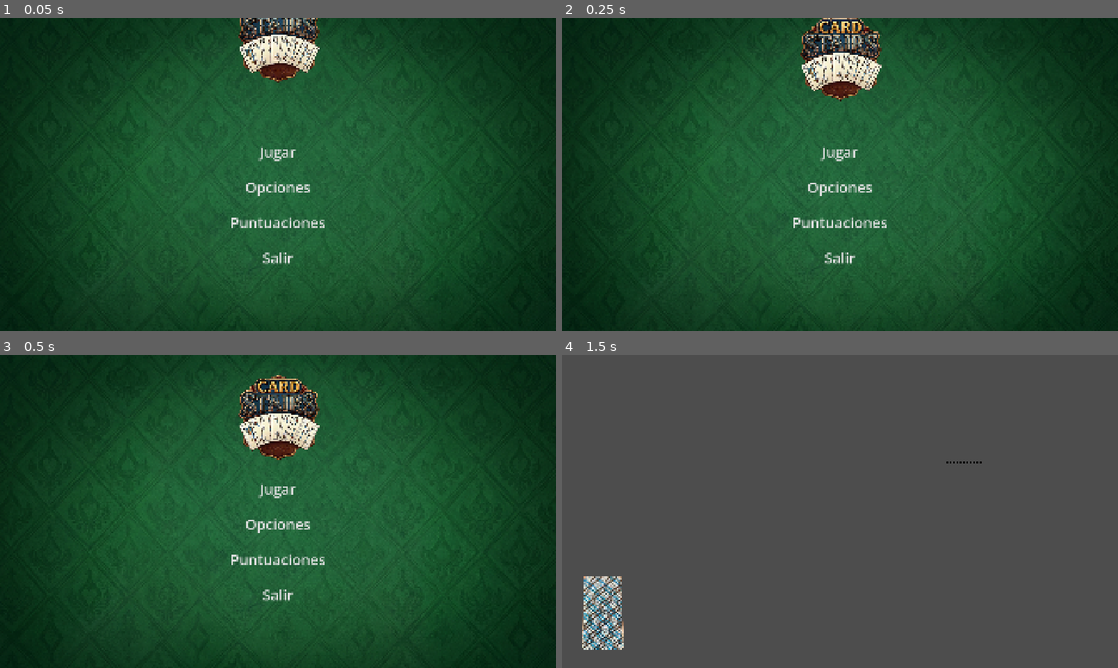
Above: before the commit, frames 1-4 (two rows, left to right).
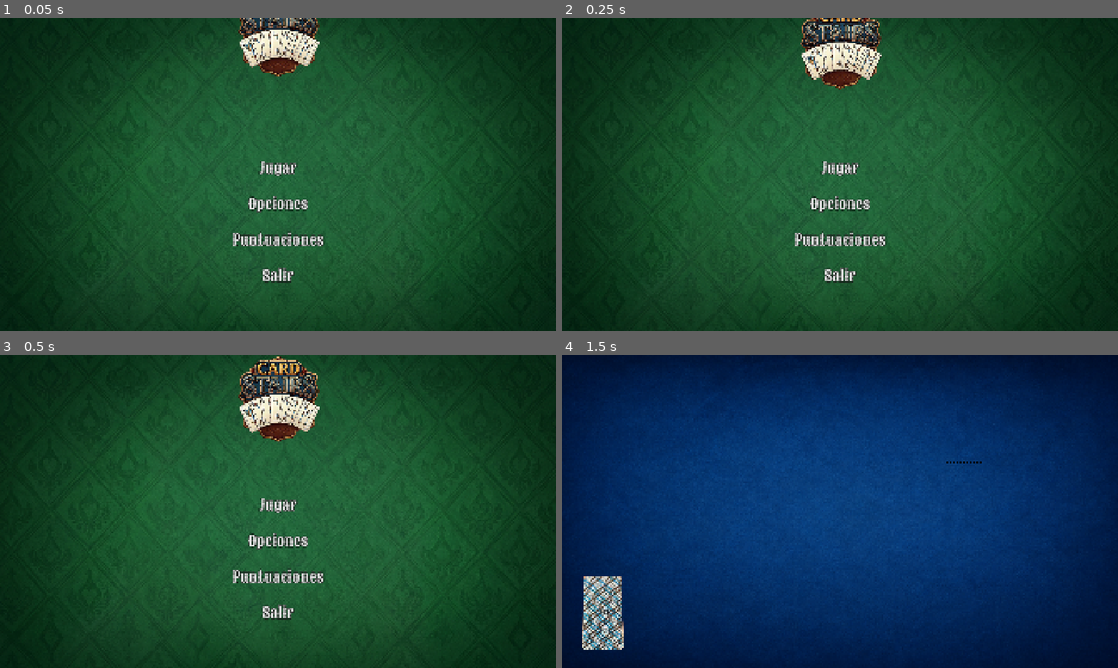
Above: after the commit, the same moments.

Repository: ManuelGM6/Dream_team
Game: Godot game, scene res://Menu/start_game.tscn
The game is run twice, just before and just after one commit, with the same random seed, the same clock (stepped at 60 frames per second) and the same inputs.
Inputs:
- Up to frame 1 (0.05 s): no input
- Up to frame 2 (0.25 s): no input
- Up to frame 3 (0.5 s): no input
- Up to frame 4 (1.5 s): click "Jugar" at 0.5 s; click "Partida rápida" at 1.25 s

The runs differ from the first frame. In frame 1, 4.1% of the frame differs, in the area x 41-59%, y 0-85%; in frame 2, 5.0%; in frame 3, 5.8%; in frame 4, 98%, in the area x 0-100%, y 0-100%.

Commit message:
Cambie animacion al principio y agregue un par de imagenes

Diff:
--- a/card-stairs/Juego/Deck.gd
+++ /dev/null
@@ -1,25 +0,0 @@
-extends Node2D
-
-const CARD_SCENE_PATH = "res://Juego/escenas/card.tscn"
-const CARD_DRAW_SPEED = 0.2
-
-var player_deck = ["1 de mundial", "1 de mundial", "1 de mundial"]
-
-# Called when the node enters the scene tree for the first time.
-func _ready() -> void:
-	pass
-
-func draw_card():
-	var card_drawn = player_deck [0]
-	player_deck.erase(card_drawn)
-#
-	if player_deck.size() == 0:
-		$Area2D/CollisionShape2D.disabled = true
-		$Sprite2D.visible = false
-
-	var card_scene = preload(CARD_SCENE_PATH)
-	for i in range(player_deck.size()):
-		var new_card = card_scene.instantiate()
-		$"../CardManager".add_child(new_card)
-		new_card.name = "Card"
-		$"../PlayerHand".add_card_to_hand(new_card, CARD_DRAW_SPEED)
--- a/card-stairs/Juego/escenas/jugar.tscn
+++ b/card-stairs/Juego/escenas/jugar.tscn
@@ -1,5 +1,6 @@
 [gd_scene format=3 uid="uid://dtp8m2r87xrnt"]
 
+[ext_resource type="Texture2D" uid="uid://dkdir76ycj6ne" path="res://Juego/imgs/fondo.png" id="1_0oq73"]
 [ext_resource type="Script" uid="uid://djwe6y11pbyi6" path="res://Juego/scripts/CardManager.gd" id="1_y40m8"]
 [ext_resource type="PackedScene" uid="uid://bm8616jlqrcwj" path="res://Juego/escenas/cardSlot.tscn" id="3_aj2k0"]
 [ext_resource type="Script" uid="uid://c13tf7rsrkmtq" path="res://Juego/scripts/PlayerHand.gd" id="4_4sxlw"]
@@ -11,6 +12,12 @@
 size = Vector2(247.28987, 380.31204)
 
 [node name="Main" type="Node2D" unique_id=1439613776]
+
+[node name="Sprite2D" type="Sprite2D" parent="." unique_id=423139785]
+z_index = -10
+position = Vector2(960.9999, 540.5)
+scale = Vector2(1.2831843, 1.0654297)
+texture = ExtResource("1_0oq73")
 
 [node name="CardManager" type="Node2D" parent="." unique_id=1053948240]
 script = ExtResource("1_y40m8")
--- a/card-stairs/Menu/start_game.tscn
+++ b/card-stairs/Menu/start_game.tscn
@@ -5,10 +5,15 @@
 [ext_resource type="Texture2D" uid="uid://c38q2l858gq5j" path="res://Menu/imgs/titulo.png" id="2_nn2uy"]
 [ext_resource type="Texture2D" uid="uid://c1q73n0r1txur" path="res://Menu/imgs/fondo.png" id="2_yvgrb"]
 [ext_resource type="Texture2D" uid="uid://byos3a0nnarea" path="res://Menu/imgs/flecha.png" id="4_8ok1x"]
+[ext_resource type="FontFile" uid="uid://b73ekw0uvo80j" path="res://fonts/Sancreek-Regular.ttf" id="5_pkh6x"]
 [ext_resource type="Script" uid="uid://b137wlli2olrg" path="res://Menu/control_de_volumen.gd" id="5_yvgrb"]
 
 [sub_resource type="Animation" id="Animation_yvgrb"]
-length = 1.2666667
+length = 1.3
+
+[sub_resource type="Animation" id="Animation_hm1vx"]
+resource_name = "logo_appear"
+length = 1.2
 tracks/0/type = "value"
 tracks/0/imported = false
 tracks/0/enabled = true
@@ -16,10 +21,10 @@
 tracks/0/interp = 1
 tracks/0/loop_wrap = true
 tracks/0/keys = {
-"times": PackedFloat32Array(0, 1.1666666),
+"times": PackedFloat32Array(0, 1.0666667),
 "transitions": PackedFloat32Array(1, 1),
 "update": 0,
-"values": [Vector2(-2.670288e-05, -492), Vector2(-2.670288e-05, -180)]
+"values": [Vector2(-2.670288e-05, -492), Vector2(-3.0517578e-05, -260)]
 }
 tracks/1/type = "value"
 tracks/1/imported = false
@@ -34,33 +39,6 @@
 "values": [0.0, 0.0]
 }
 
-[sub_resource type="Animation" id="Animation_hm1vx"]
-resource_name = "logo_appear"
-tracks/0/type = "value"
-tracks/0/imported = false
-tracks/0/enabled = true
-tracks/0/path = NodePath(".:position")
-tracks/0/interp = 1
-tracks/0/loop_wrap = true
-tracks/0/keys = {
-"times": PackedFloat32Array(0, 0.97),
-"transitions": PackedFloat32Array(1, 1),
-"update": 0,
-"values": [Vector2(-2.670288e-05, -476), Vector2(-2.670288e-05, -171.99997)]
-}
-tracks/1/type = "value"
-tracks/1/imported = false
-tracks/1/enabled = true
-tracks/1/path = NodePath(".:rotation")
-tracks/1/interp = 1
-tracks/1/loop_wrap = true
-tracks/1/keys = {
-"times": PackedFloat32Array(0, 0.97),
-"transitions": PackedFloat32Array(1, 1),
-"update": 0,
-"values": [0.0, 0.0]
-}
-
 [sub_resource type="AnimationLibrary" id="AnimationLibrary_pkh6x"]
 _data = {
 &"RESET": SubResource("Animation_yvgrb"),
@@ -110,7 +88,7 @@
 texture = ExtResource("2_yvgrb")
 
 [node name="Titulo" type="Sprite2D" parent="." unique_id=1633533106]
-position = Vector2(-2.670288e-05, -492)
+position = Vector2(-3.0517578e-05, -260)
 scale = Vector2(0.8815494, 0.88880414)
 texture = ExtResource("2_nn2uy")
 
@@ -120,9 +98,9 @@
 anchor_left = 0.5
 anchor_right = 0.5
 offset_left = -200.04443
-offset_top = -117.0
+offset_top = -61.0
 offset_right = 200.04446
-offset_bottom = 326.0
+offset_bottom = 390.0
 grow_horizontal = 2
 theme_override_constants/separation = 45
 alignment = 1
@@ -130,24 +108,33 @@
 [node name="Jugar boton" type="Button" parent="Acomodar botones" unique_id=1717040670]
 layout_mode = 2
 theme = SubResource("Theme_rhxwr")
+theme_override_colors/font_outline_color = Color(0, 0, 0, 1)
+theme_override_constants/outline_size = 9
+theme_override_fonts/font = ExtResource("5_pkh6x")
 theme_override_font_sizes/font_size = 50
 text = "Jugar"
 flat = true
 
 [node name="Opciones boton" type="Button" parent="Acomodar botones" unique_id=973565437]
 layout_mode = 2
+theme_override_constants/outline_size = 9
+theme_override_fonts/font = ExtResource("5_pkh6x")
 theme_override_font_sizes/font_size = 50
 text = "Opciones"
 flat = true
 
 [node name="Puntuaciones boton" type="Button" parent="Acomodar botones" unique_id=824526679]
 layout_mode = 2
+theme_override_constants/outline_size = 9
+theme_override_fonts/font = ExtResource("5_pkh6x")
 theme_override_font_sizes/font_size = 50
 text = "Puntuaciones"
 flat = true
 
 [node name="Salir boton" type="Button" parent="Acomodar botones" unique_id=1917629939]
 layout_mode = 2
+theme_override_constants/outline_size = 9
+theme_override_fonts/font = ExtResource("5_pkh6x")
 theme_override_font_sizes/font_size = 50
 text = "Salir"
 flat = true
@@ -155,10 +142,11 @@
 [node name="Blur" type="ColorRect" parent="." unique_id=789848536]
 visible = false
 layout_mode = 1
-offset_left = -576.0
-offset_top = -324.0
-offset_right = 576.0
-offset_bottom = 324.0
+offset_left = -1015.6996
+offset_top = -582.0
+offset_right = 541.3766
+offset_bottom = 304.76465
+scale = Vector2(1.3199997, 1.36)
 color = Color(0.011764706, 0.011764706, 0.011764706, 1)
 metadata/_edit_use_anchors_ = true
 
@@ -209,18 +197,24 @@
 
 [node name="Partida" type="Button" parent="Jugar/Acomodar botones" unique_id=646202168]
 layout_mode = 2
+theme_override_constants/outline_size = 9
+theme_override_fonts/font = ExtResource("5_pkh6x")
 theme_override_font_sizes/font_size = 50
 text = "Partida rápida"
 flat = true
 
 [node name="Nacional" type="Button" parent="Jugar/Acomodar botones" unique_id=1536817550]
 layout_mode = 2
+theme_override_constants/outline_size = 9
+theme_override_fonts/font = ExtResource("5_pkh6x")
 theme_override_font_sizes/font_size = 50
 text = "Top Nacional"
 flat = true
 
 [node name="Tutorial" type="Button" parent="Jugar/Acomodar botones" unique_id=161149268]
 layout_mode = 2
+theme_override_constants/outline_size = 9
+theme_override_fonts/font = ExtResource("5_pkh6x")
 theme_override_font_sizes/font_size = 50
 text = "Tutorial"
 flat = true
@@ -241,6 +235,7 @@
 grow_vertical = 2
 
 [node name="Fondo" type="Sprite2D" parent="Opciones" unique_id=1686988145]
+visible = false
 position = Vector2(319, 254)
 scale = Vector2(0.6230468, 0.9087657)
 texture = ExtResource("2_yvgrb")
@@ -254,6 +249,8 @@
 offset_right = 318.5
 offset_bottom = 96.0
 grow_horizontal = 2
+theme_override_constants/outline_size = 9
+theme_override_fonts/font = ExtResource("5_pkh6x")
 theme_override_font_sizes/font_size = 70
 text = "Opciones"
 horizontal_alignment = 1
@@ -269,6 +266,8 @@
 offset_right = 136.0
 offset_bottom = 197.0
 grow_horizontal = 2
+theme_override_constants/outline_size = 9
+theme_override_fonts/font = ExtResource("5_pkh6x")
 theme_override_font_sizes/font_size = 26
 text = "Volumen general
 "
@@ -311,6 +310,8 @@
 offset_top = 242.0
 offset_right = 511.5
 offset_bottom = 305.0
+theme_override_constants/outline_size = 9
+theme_override_fonts/font = ExtResource("5_pkh6x")
 theme_override_font_sizes/font_size = 29
 button_pressed = true
 text = "Pantalla completa"
@@ -348,6 +349,8 @@
 offset_bottom = -68.0
 grow_horizontal = 2
 grow_vertical = 2
+theme_override_constants/outline_size = 9
+theme_override_fonts/font = ExtResource("5_pkh6x")
 theme_override_font_sizes/font_size = 40
 text = "Estas seguro que quieres salir?"
 horizontal_alignment = 1
@@ -366,6 +369,8 @@
 offset_bottom = 94.0
 grow_horizontal = 2
 grow_vertical = 2
+theme_override_constants/outline_size = 9
+theme_override_fonts/font = ExtResource("5_pkh6x")
 theme_override_font_sizes/font_size = 80
 text = "Si"
 flat = true
@@ -383,6 +388,8 @@
 offset_bottom = 96.0
 grow_horizontal = 2
 grow_vertical = 2
+theme_override_constants/outline_size = 9
+theme_override_fonts/font = ExtResource("5_pkh6x")
 theme_override_font_sizes/font_size = 80
 text = "No"
 flat = true
Not shown, removed: card-stairs/Juego/Deck.gd.uid
Binary file removed: card-stairs/Juego/imgs/Carta (1).png
Not shown, removed: card-stairs/Juego/imgs/Carta (1).png.import
Binary file removed: card-stairs/Juego/imgs/Carta (2).png
Binary file added: card-stairs/Juego/imgs/fondo.png
Not shown, changed: card-stairs/Juego/imgs/fondo.png.import
Not shown, added: card-stairs/fonts/OFL.txt
Binary file added: card-stairs/fonts/Rye-Regular.ttf
Not shown, added: card-stairs/fonts/Rye-Regular.ttf.import
Binary file added: card-stairs/fonts/Sancreek-Regular.ttf
Not shown, added: card-stairs/fonts/Sancreek-Regular.ttf.import
